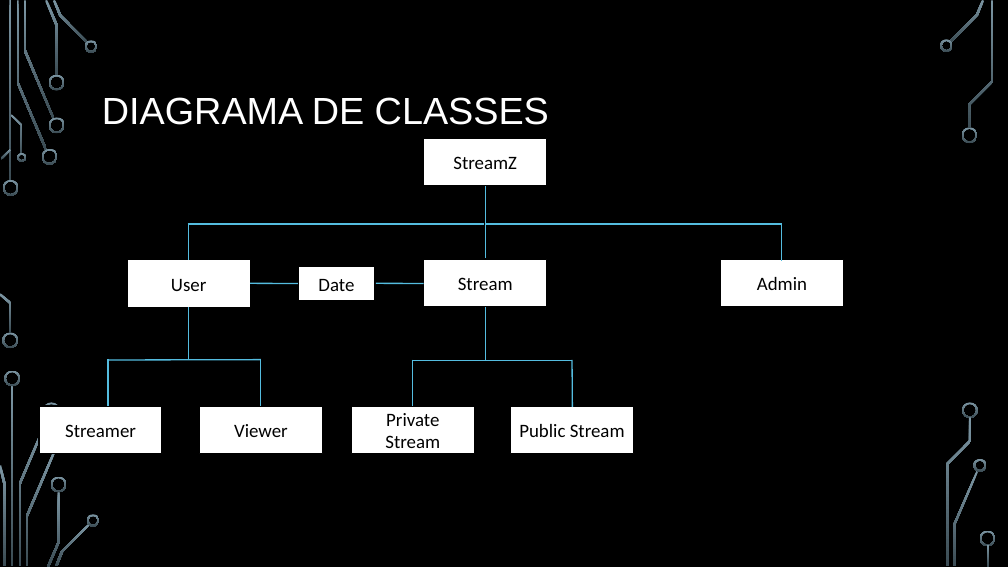
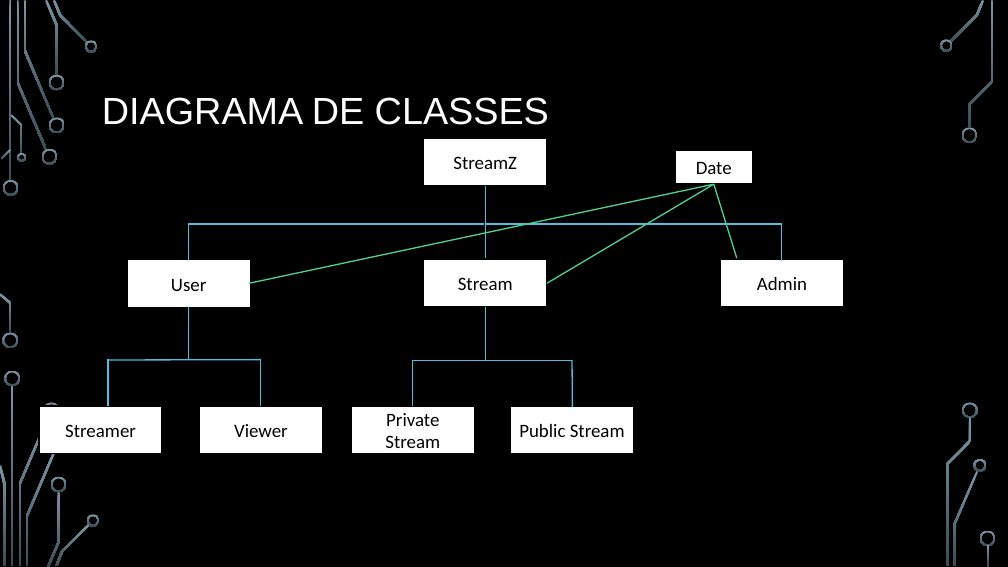
Before and after one commit to BrunoRosendo/StreamZ-AEDA-proj-, a slide deck: slide 6 of StreamZ.pptx. Drawn at 1008x567 pixels with LibreOffice and Linux fonts; fonts in the diff are those of the drawing; background and template pictures are left out. Boxes give left, top, right and bottom in pixels: in the first picture for what was removed or moved away, otherwise in the second. Text is boxed around its words. In the diff, an @@ line names an element or a change of style, - is before the commit and + after.

```diff
--- a/StreamZ.pptx
+++ b/StreamZ.pptx
@@ rectangle "Date": place and size @@
-rectangle "Date" at box(298, 267, 375, 301)
+rectangle "Date" at box(675, 150, 752, 185)
@@ line moved from (376, 284) - (423, 284) to (249, 284) - (714, 185) @@
@@ line (249, 284) - (714, 185): stroke #54BCDF 1.25 pt to #4FD093 1.25 pt @@
@@ line added from (547, 284) to (714, 185), #4FD093 1.25 pt @@
@@ line added from (737, 258) to (714, 185), #4FD093 1.25 pt @@
@@ line removed from (250, 284) to (298, 284) @@
```
